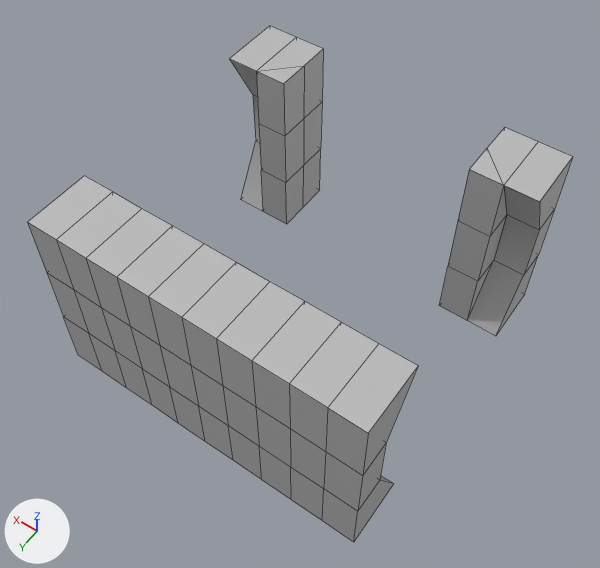
An edit to the FBX model Assets/Models/Models/Mo/Corr_Intersection.fbx, drawn before and after from the same camera.
Rendered twice from a 50 mm lens placed at (-4.28, 6.2, 10.64), pointed at (-0.04, 0.26, 1.31). The lights are fixed; the arrows at lower left show +X, +Y and +Z. Mesh edges are drawn as thin lines. Where no turn or scale is listed for an object, it has been applied to the vertices.
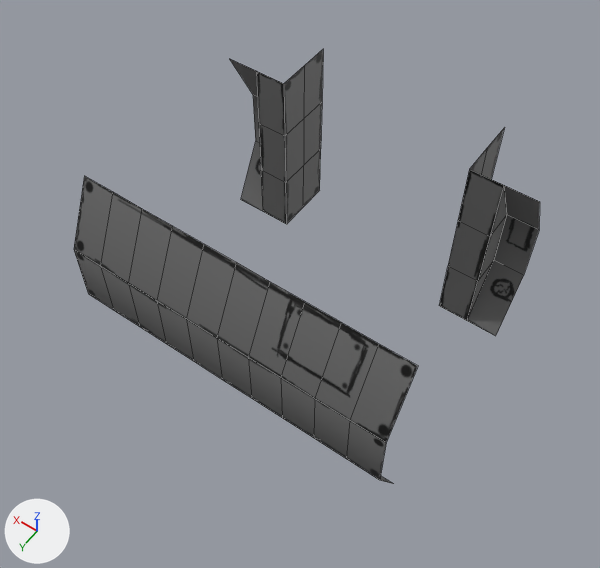
Where the change shows, as pixel boxes (x1, y1, x2, y2) in the pictures (600 x 568 px):
'pPlane1', reshaped (14% narrower, 16% shorter)
    before: (28, 26, 572, 542)
    after: (74, 50, 540, 484)
part 1 of me_mesh, cut back
    before: (467, 127, 572, 336)
    after: (467, 260, 524, 336)
part 2 of me_mesh, cut back
    before: (229, 26, 323, 211)
    after: (241, 141, 263, 211)
part 3 of me_mesh, deleted
    before: (28, 176, 418, 542)
part 4 of me_mesh, recoloured
    before: (230, 50, 540, 484)
    after: (74, 50, 540, 484)

The edits, one by one:
Picture 'Corr_Intesect_TXT.png' (img_corr_intesect_txt_png) is new.
Material 'lambert2' (mat_lambert2) is new.
Its texture is img_corr_intesect_txt_png.
me_mesh is used by ob_pplane1; location (0.0, 0.0, 0.0).
Verts and faces of me_mesh; kept vertices keep their numbers, new ones are numbered from 165.
Before the commit, vertices of me_mesh: 0 (-2.5, -2.5, 0.0) at pixel (524, 294), 1 (-2.0, -2.5, 0.0), 2 (-1.5, -2.5, 0.0), 6 (-2.5, -1.5, 0.0) at pixel (495, 336), 7 (-2.0, -1.5, 0.0) at pixel (467, 320).
Before the commit, vertices of me_mesh: 12 (-2.5, -1.5, 0.0) at pixel (495, 336), 13 (-2.0, -1.5, 0.0) at pixel (467, 320), 51 (-2.5, -2.5, 3.0) at pixel (572, 156), 52 (-2.0, -2.5, 3.0) at pixel (538, 141), 53 (-2.0, -1.5, 3.0) at pixel (503, 185).
Before the commit, vertices of me_mesh: 54 (-2.5, -1.5, 3.0) at pixel (539, 201), 55 (-1.5, -2.5, 3.0) at pixel (504, 127), 56 (-1.5, -2.0, 3.0) at pixel (487, 147), 57 (-1.5, -1.5, 3.0) at pixel (469, 169), 58 (-2.0, -1.5, 3.0) at pixel (503, 185).
Before the commit, vertices of me_mesh: 133 (-1.5, -2.5, 2.0), 134 (-2.0, -2.5, 2.0), 135 (-2.5, -2.5, 2.0) at pixel (554, 208), 136 (-2.5, -2.0, 2.0) at pixel (539, 230), 141 (-1.5, -2.5, 1.0).
Before the commit, vertices of me_mesh: 142 (-2.0, -2.5, 1.0), 143 (-2.5, -2.5, 1.0) at pixel (538, 254), 144 (-2.5, -2.0, 1.0) at pixel (523, 275), 145 (-2.0, -2.0, 1.0) at pixel (493, 260).
Before the commit, vertices of me_mesh: 3 (1.5, -2.5, 0.0) at pixel (319, 190), 4 (2.0, -2.5, 0.0), 5 (2.5, -2.5, 0.0), 10 (2.0, -1.5, 0.0) at pixel (263, 211), 11 (2.5, -1.5, 0.0) at pixel (240, 199).
Before the commit, vertices of me_mesh: 16 (2.0, -1.5, 0.0) at pixel (263, 211), 17 (2.5, -1.5, 0.0) at pixel (240, 199), 59 (1.5, -2.5, 3.0) at pixel (323, 48), 60 (2.0, -2.5, 3.0) at pixel (296, 37), 61 (2.0, -1.5, 3.0) at pixel (256, 71).
Before the commit, vertices of me_mesh: 62 (1.5, -2.0, 3.0) at pixel (304, 65), 63 (2.5, -2.5, 3.0) at pixel (269, 25), 64 (2.5, -1.5, 3.0) at pixel (229, 58), 65 (2.0, -1.5, 3.0) at pixel (256, 70), 66 (1.5, -1.5, 3.0) at pixel (283, 83).
Before the commit, vertices of me_mesh: 149 (1.5, -2.5, 2.0) at pixel (322, 101), 154 (2.5, -2.0, 2.0) at pixel (252, 94), 155 (2.5, -2.5, 2.0), 156 (2.0, -2.5, 2.0), 157 (1.5, -2.5, 1.0) at pixel (320, 148).
Before the commit, vertices of me_mesh: 161 (2.0, -2.0, 1.0), 162 (2.5, -2.0, 1.0) at pixel (255, 141), 163 (2.5, -2.5, 1.0), 164 (2.0, -2.5, 1.0).
me_mesh had 165 vertices, 142 faces and spanned x -2.5..2.5, y -2.5..2.5, z 0.0..3.0.
me_mesh now has 105 vertices, 70 faces and spans x -2.5..2.5, y -2.5..2.0, z 0.0..3.0.
Part 1, on me_mesh:
Vertices deleted: 0, 1, 51, 52, 134, 135, 142, 143 (with the faces that use them).
Faces deleted: (6, 7, 13, 12), (53, 56, 57, 58), (6, 144, 145, 7).
New faces: (6, 144, 145, 7, 13, 12).
Part 2, on me_mesh:
Vertices deleted: 4, 5, 60, 63, 155, 156, 163, 164 (with the faces that use them).
Faces deleted: (61, 65, 66, 62), (10, 11, 17, 16), (10, 161, 162, 11).
New faces: (10, 161, 162, 11, 17, 16).
Part 3, on me_mesh:
44 vertices are removed from x -2.5..2.5, y 2.5, z 0.0..3.0.
46 faces are deleted.
me_mesh part 4: 68 faces spanning x -2.5..2.5, y -2.5..2.0, z 0.0..3.0 switch from mat_lambert1 (grey #bcbcbc) to mat_lambert2 (picture img_corr_intesect_txt_png).
